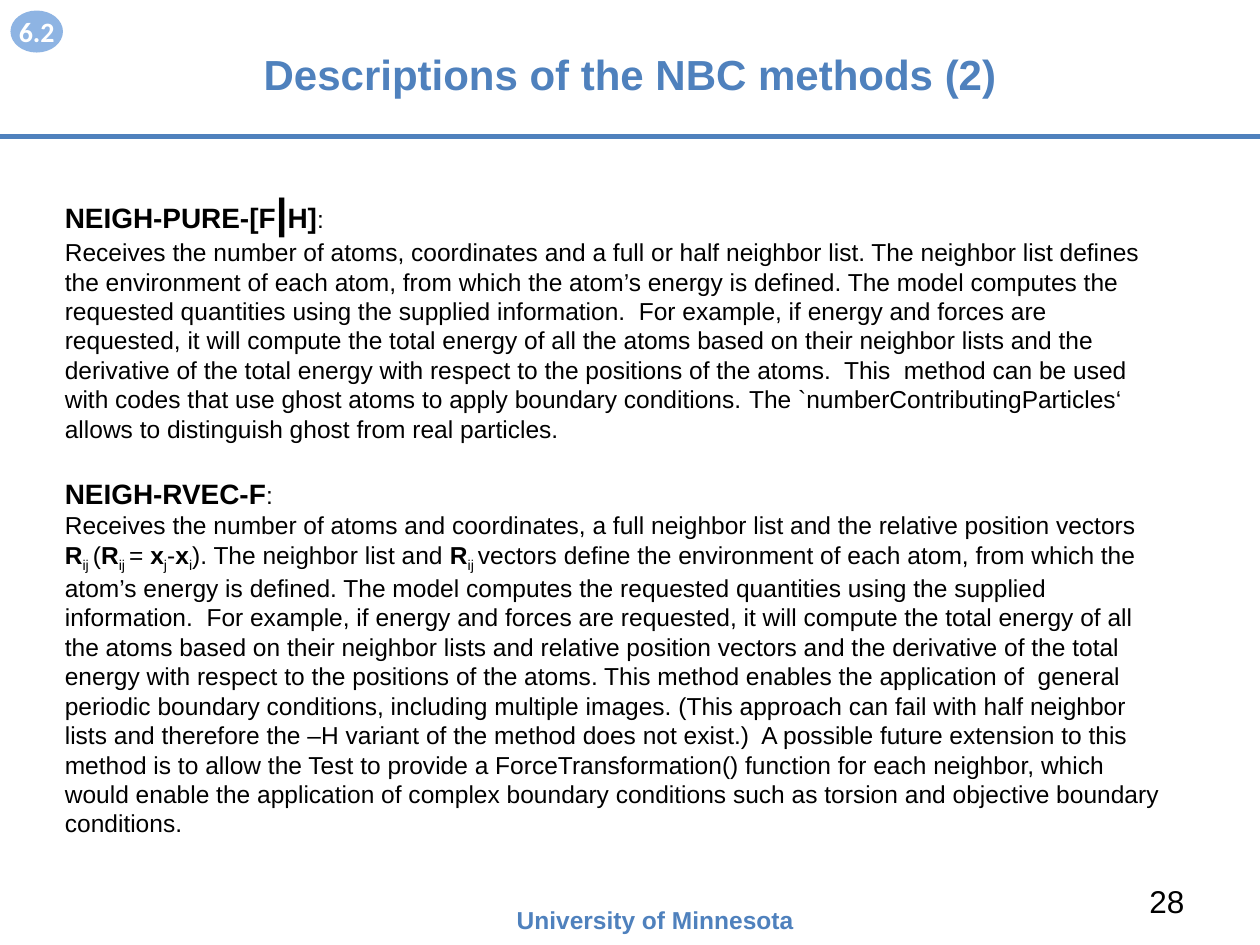
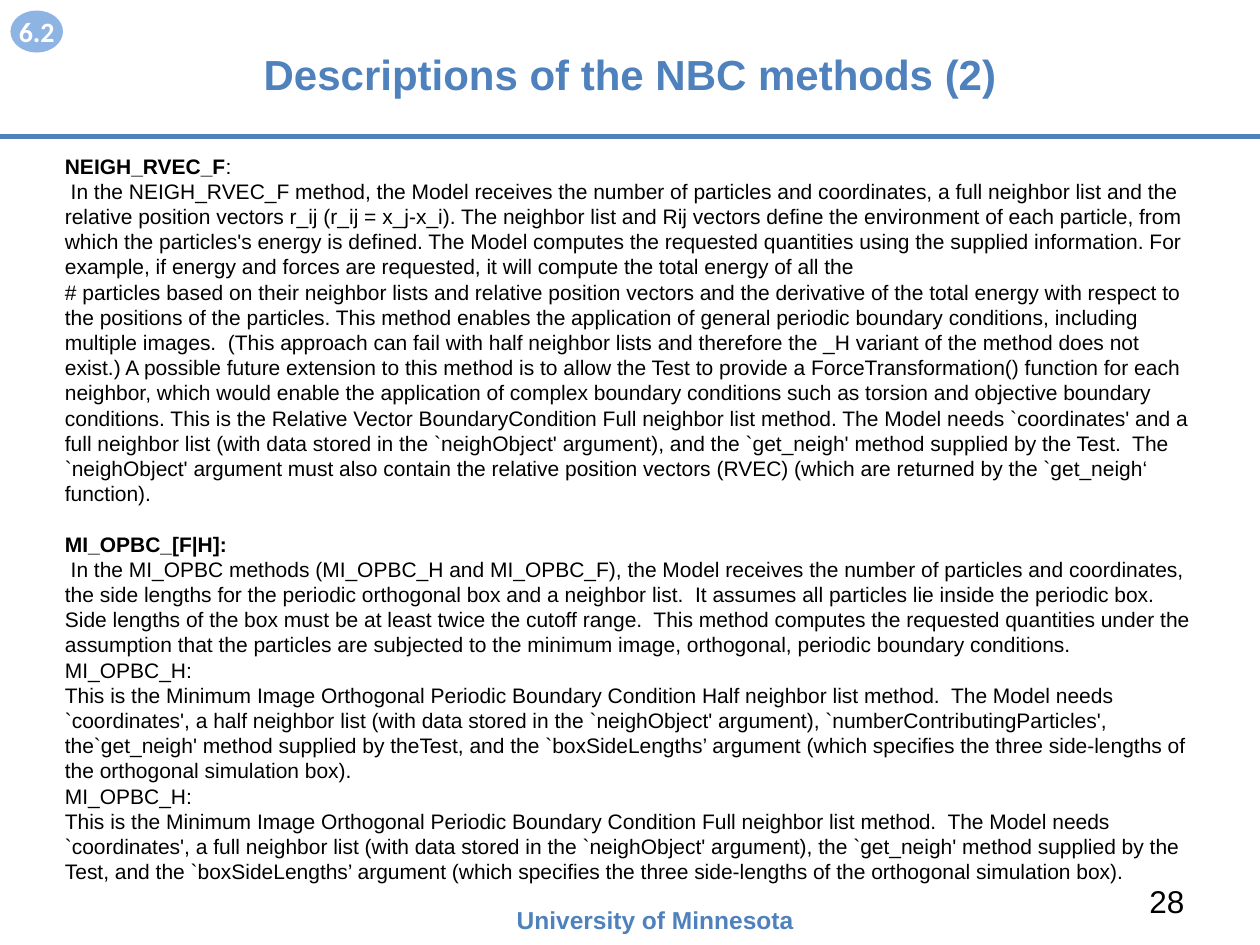
Before and after one commit to openkim/kim-api, a slide deck: slide 28 of DOCs/openkim-api-introduction.pptx. Drawn at 1260x945 pixels with LibreOffice and Linux fonts; fonts in the diff are those of the drawing. Boxes give left, top, right and bottom in pixels: in the first picture for what was removed or moved away, otherwise in the second. Text is boxed around its words. In the diff, an @@ line names an element or a change of style, - is before the commit and + after.

```diff
--- a/DOCs/openkim-api-introduction.pptx
+++ b/DOCs/openkim-api-introduction.pptx
@@ text at (x1=65, y1=159, x2=1189, y2=884): text changed; size 14 to 12 pt @@
-NEIGH-PURE-[F|H]:
-Receives the number of atoms, coordinates and a full or half neighbor list. The neighbor list defines the environment of each atom, from which the atom’s energy is defined. The model computes the requested quantities using the supplied information. For example, if energy and forces are requested, it will compute the total energy of all the atoms based on their neighbor lists and the derivative of the total energy with respect to the positions of the atoms. This method can be used with codes that use ghost atoms to apply boundary conditions. The `numberContributingParticles‘ allows to distinguish ghost from real particles.
-NEIGH-RVEC-F:
-Receives the number of atoms and coordinates, a full neighbor list and the relative position vectors Rij (Rij = xj-xi). The neighbor list and Rij vectors define the environment of each atom, from which the atom’s energy is defined. The model computes the requested quantities using the supplied information. For example, if energy and forces are requested, it will compute the total energy of all the atoms based on their neighbor lists and relative position vectors and the derivative of the total energy with respect to the positions of the atoms. This method enables the application of general periodic boundary conditions, including multiple images. (This approach can fail with half neighbor lists and therefore the –H variant of the method does not exist.) A possible future extension to this method is to allow the Test to provide a ForceTransformation() function for each neighbor, which would enable the application of complex boundary conditions such as torsion and objective boundary conditions.
+NEIGH_RVEC_F:
+In the NEIGH_RVEC_F method, the Model receives the number of particles and coordinates, a full neighbor list and the relative position vectors r_ij (r_ij = x_j-x_i). The neighbor list and Rij vectors define the environment of each particle, from which the particles's energy is defined. The Model computes the requested quantities using the supplied information. For example, if energy and forces are requested, it will compute the total energy of all the
+# particles based on their neighbor lists and relative position vectors and the derivative of the total energy with respect to the positions of the particles. This method enables the application of general periodic boundary conditions, including multiple images. (This approach can fail with half neighbor lists and therefore the _H variant of the method does not exist.) A possible future extension to this method is to allow the Test to provide a ForceTransformation() function for each neighbor, which would enable the application of complex boundary conditions such as torsion and objective boundary conditions. This is the Relative Vector BoundaryCondition Full neighbor list method. The Model needs `coordinates' and a full neighbor list (with data stored in the `neighObject' argument), and the `get_neigh' method supplied by the Test. The `neighObject' argument must also contain the relative position vectors (RVEC) (which are returned by the `get_neigh‘ function).
+MI_OPBC_[F|H]:
+In the MI_OPBC methods (MI_OPBC_H and MI_OPBC_F), the Model receives the number of particles and coordinates, the side lengths for the periodic orthogonal box and a neighbor list. It assumes all particles lie inside the periodic box. Side lengths of the box must be at least twice the cutoff range. This method computes the requested quantities under the assumption that the particles are subjected to the minimum image, orthogonal, periodic boundary conditions.
+MI_OPBC_H:
+This is the Minimum Image Orthogonal Periodic Boundary Condition Half neighbor list method. The Model needs `coordinates', a half neighbor list (with data stored in the `neighObject' argument), `numberContributingParticles', the`get_neigh' method supplied by theTest, and the `boxSideLengths’ argument (which specifies the three side-lengths of the orthogonal simulation box).
+MI_OPBC_H:
+This is the Minimum Image Orthogonal Periodic Boundary Condition Full neighbor list method. The Model needs `coordinates', a full neighbor list (with data stored in the `neighObject' argument), the `get_neigh' method supplied by the Test, and the `boxSideLengths’ argument (which specifies the three side-lengths of the orthogonal simulation box).
```
Also in this commit, not shown: 24 other slides changed, 1 other file.
